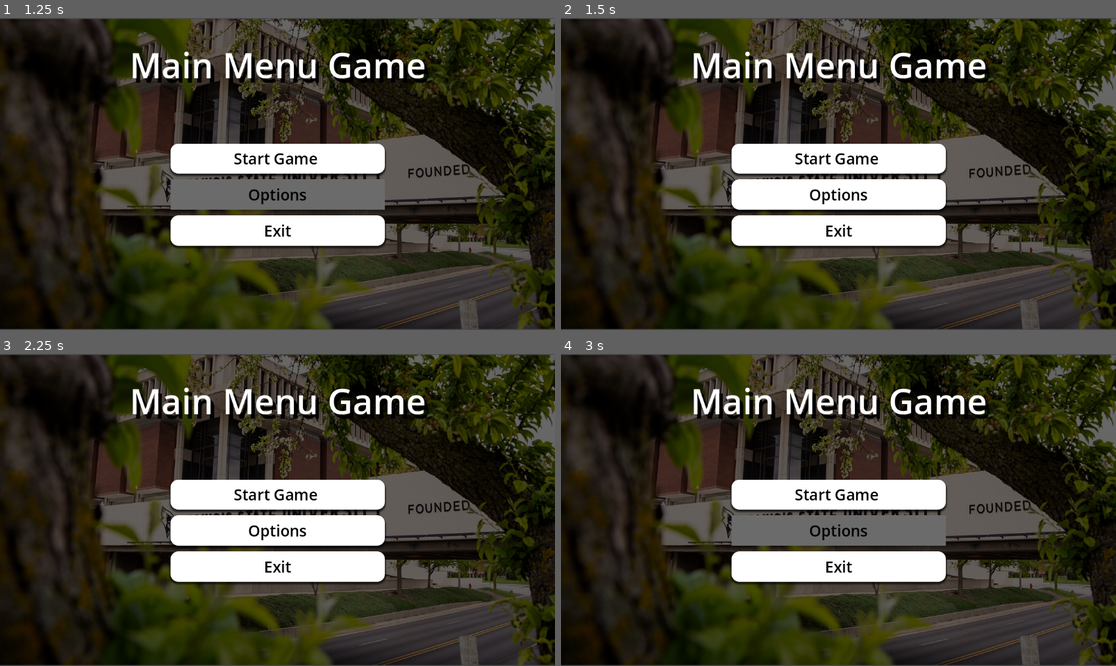
Above: before the commit, frames 1-4 (two rows, left to right).
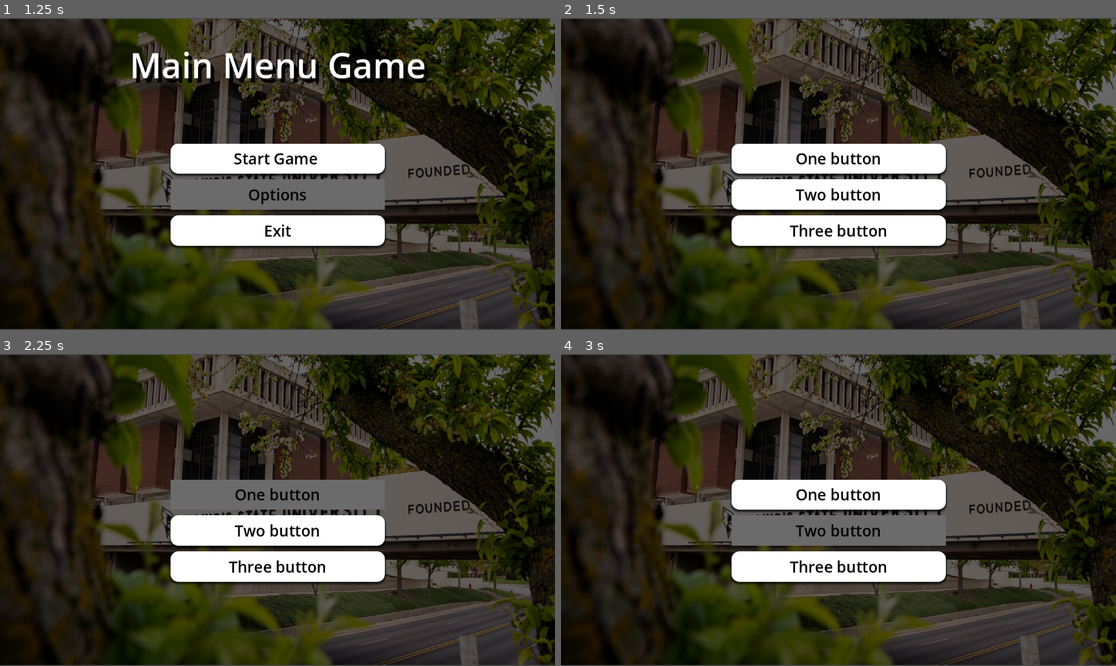
Above: after the commit, the same moments.

Repository: apakula036/practice-menu-style-game
Game: Godot game, scene res://scenes/main_menu.tscn
Two runs of this game, one before a commit and one after it. Both use one fixed random seed, a clock stepped at 60 frames per second and the inputs below.
Inputs (mouse positions are in pixels of both pictures, inside the frame that each line leads up to):
- Up to frame 1 (1.25 s): click "Options" at 0.5 s
- Up to frame 2 (1.5 s): click "Start Game" at 1.25 s
- Up to frame 3 (2.25 s): click (277, 494) at 2 s, where only the run after the commit has a clickable "One button"
- Up to frame 4 (3 s): click (838, 531) at 2.75 s, where only the run after the commit has a clickable "Two button"

Frame 1 is identical in both runs. In frame 2, 3.5% of the frame differs, in the area x 23-78%, y 10-71%; in frame 3, 7.0%; in frame 4, 3.4%.

Commit message:
Adding git ignore
Adding git ignore

Diff:
--- /dev/null
+++ b/scenes/gamemain.gd
@@ -0,0 +1 @@
+extends Control
--- /dev/null
+++ b/scenes/gamemain.tscn
@@ -0,0 +1,128 @@
+[gd_scene load_steps=9 format=3 uid="uid://bhd2mcrjw51lx"]
+
+[ext_resource type="Script" uid="uid://b20wcftb1seba" path="res://scenes/gamemain.gd" id="1_sxy2r"]
+[ext_resource type="Texture2D" uid="uid://crnjl73sth8i" path="res://images/6_Overpass_Spring (2).jpg" id="2_weo5b"]
+[ext_resource type="AudioStream" uid="uid://b326b11j04cyc" path="res://audio/Limp Bizkit - Turn It Up, Bitch.mp3" id="2_wji10"]
+
+[sub_resource type="StyleBoxTexture" id="StyleBoxTexture_wji10"]
+texture = ExtResource("2_weo5b")
+modulate_color = Color(0.40832946, 0.40832946, 0.40832946, 1)
+
+[sub_resource type="StyleBoxFlat" id="StyleBoxFlat_m342b"]
+bg_color = Color(1, 1, 1, 1)
+corner_radius_top_left = 16
+corner_radius_top_right = 16
+corner_radius_bottom_right = 16
+corner_radius_bottom_left = 16
+shadow_size = 4
+shadow_offset = Vector2(0, 3.41)
+
+[sub_resource type="StyleBoxFlat" id="StyleBoxFlat_agfnh"]
+bg_color = Color(0.27387273, 0.27387276, 0.27387264, 1)
+
+[sub_resource type="StyleBoxFlat" id="StyleBoxFlat_rxo44"]
+bg_color = Color(0.41981313, 0.41981313, 0.4198131, 1)
+
+[sub_resource type="StyleBoxEmpty" id="StyleBoxEmpty_nkd1t"]
+
+[node name="Gamemain" type="Control"]
+layout_mode = 3
+anchors_preset = 15
+anchor_right = 1.0
+anchor_bottom = 1.0
+grow_horizontal = 2
+grow_vertical = 2
+script = ExtResource("1_sxy2r")
+
+[node name="Control" type="Control" parent="."]
+layout_mode = 1
+anchors_preset = 8
+anchor_left = 0.5
+anchor_top = 0.5
+anchor_right = 0.5
+anchor_bottom = 0.5
+offset_left = -20.0
+offset_top = -20.0
+offset_right = 20.0
+offset_bottom = 20.0
+grow_horizontal = 2
+grow_vertical = 2
+
+[node name="AudioStreamPlayer" type="AudioStreamPlayer" parent="Control"]
+stream = ExtResource("2_wji10")
+volume_db = -0.031
+autoplay = true
+playback_type = 1
+parameters/looping = true
+
+[node name="Panel" type="Panel" parent="Control"]
+layout_mode = 1
+anchors_preset = 8
+anchor_left = 0.5
+anchor_top = 0.5
+anchor_right = 0.5
+anchor_bottom = 0.5
+offset_left = -577.0
+offset_top = -322.0
+offset_right = 577.0
+offset_bottom = 322.0
+grow_horizontal = 2
+grow_vertical = 2
+theme_override_styles/panel = SubResource("StyleBoxTexture_wji10")
+
+[node name="VBoxContainer" type="VBoxContainer" parent="Control"]
+layout_mode = 1
+anchors_preset = 8
+anchor_left = 0.5
+anchor_top = 0.5
+anchor_right = 0.5
+anchor_bottom = 0.5
+offset_left = -222.5
+offset_top = -63.0
+offset_right = 222.5
+offset_bottom = 149.0
+grow_horizontal = 2
+grow_vertical = 2
+theme_override_constants/separation = 12
+
+[node name="onebutton" type="Button" parent="Control/VBoxContainer"]
+layout_mode = 2
+size_flags_vertical = 3
+theme_override_colors/font_color = Color(0, 0, 0, 1)
+theme_override_colors/font_focus_color = Color(0, 0, 0, 1)
+theme_override_colors/font_pressed_color = Color(0, 0, 0, 1)
+theme_override_colors/font_hover_color = Color(0, 0, 0, 1)
+theme_override_font_sizes/font_size = 32
+theme_override_styles/normal = SubResource("StyleBoxFlat_m342b")
+theme_override_styles/pressed = SubResource("StyleBoxFlat_agfnh")
+theme_override_styles/hover = SubResource("StyleBoxFlat_rxo44")
+theme_override_styles/focus = SubResource("StyleBoxEmpty_nkd1t")
+text = "One button"
+
+[node name="twobutton" type="Button" parent="Control/VBoxContainer"]
+layout_mode = 2
+size_flags_vertical = 3
+theme_override_colors/font_color = Color(0, 0, 0, 1)
+theme_override_colors/font_focus_color = Color(0, 0, 0, 1)
+theme_override_colors/font_pressed_color = Color(0, 0, 0, 1)
+theme_override_colors/font_hover_color = Color(0, 0, 0, 1)
+theme_override_font_sizes/font_size = 32
+theme_override_styles/normal = SubResource("StyleBoxFlat_m342b")
+theme_override_styles/pressed = SubResource("StyleBoxFlat_agfnh")
+theme_override_styles/hover = SubResource("StyleBoxFlat_rxo44")
+theme_override_styles/focus = SubResource("StyleBoxEmpty_nkd1t")
+text = "Two button"
+
+[node name="threebutton" type="Button" parent="Control/VBoxContainer"]
+layout_mode = 2
+size_flags_vertical = 3
+theme_override_colors/font_color = Color(0, 0, 0, 1)
+theme_override_colors/font_focus_color = Color(0, 0, 0, 1)
+theme_override_colors/font_pressed_color = Color(0, 0, 0, 1)
+theme_override_colors/font_hover_color = Color(0, 0, 0, 1)
+theme_override_font_sizes/font_size = 32
+theme_override_styles/normal = SubResource("StyleBoxFlat_m342b")
+theme_override_styles/pressed = SubResource("StyleBoxFlat_agfnh")
+theme_override_styles/hover = SubResource("StyleBoxFlat_rxo44")
+theme_override_styles/focus = SubResource("StyleBoxEmpty_nkd1t")
+text = "Three button"
--- a/scenes/main_menu.gd
+++ b/scenes/main_menu.gd
@@ -2,13 +2,14 @@
 
 
 func _on_startgamebutton_pressed() -> void:
-	print("start")
-	get_tree().change_scene_to_file("res://scenes/main_menu.tscn")
+	print("start button pressed")
+	get_tree().change_scene_to_file("res://scenes/gamemain.tscn")
 
 
 func _on_optionsbutton_pressed() -> void:
-	print("options")
+	print("options button pressed")
 
 
 func _on_quitgamebutton_pressed() -> void:
+	print("quit button pressed")
 	get_tree().quit()
Not shown, added: scenes/gamemain.gd.uid
Not shown, changed: .gitignore
